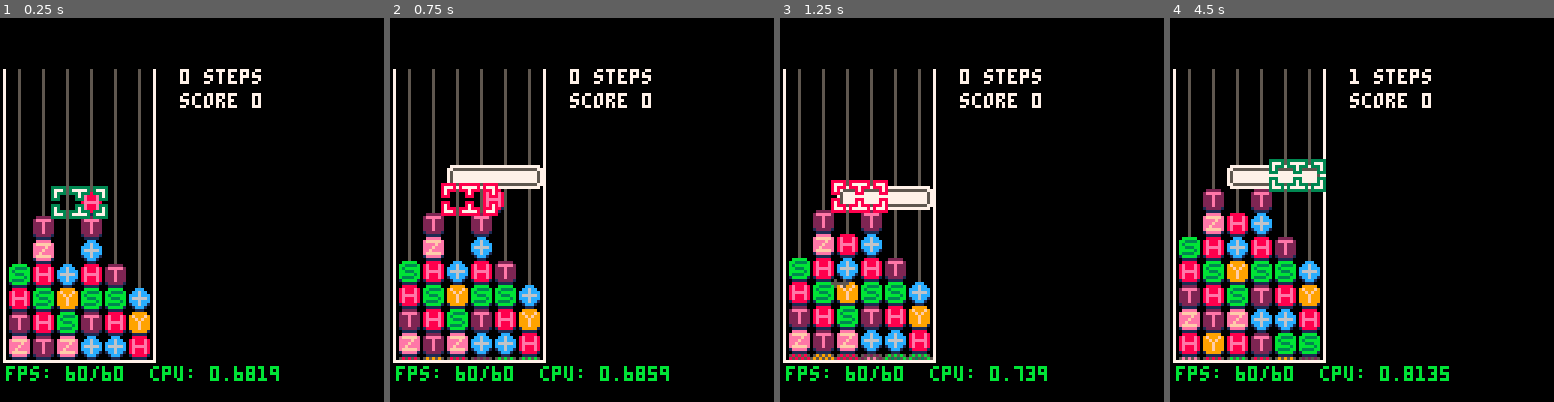
Above: before the commit, frames 1-4 (left to right).
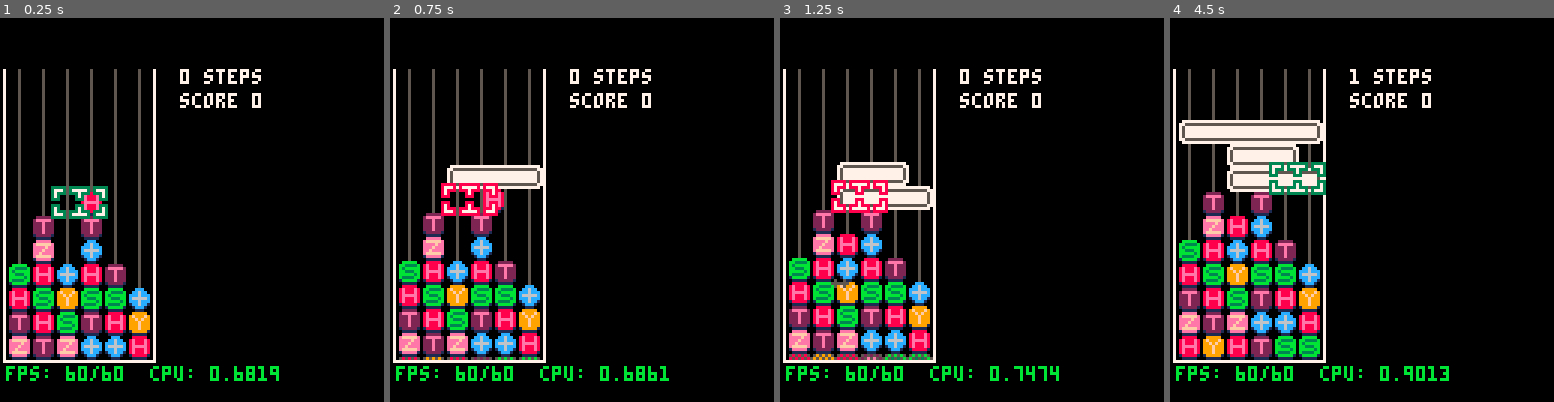
Above: after the commit, the same moments.

Repository: qniapp/quantattack
Game: PICO-8 cartridge qitaev.p8
Same seed, same stepped clock (60 frames per second), same inputs: the game is played once before the commit and once after it.
Inputs:
- Up to frame 1 (0.25 s): no input
- Up to frame 2 (0.75 s): tap X (X key) at 0.33 s; tap O (Z key) at 0.7 s
- Up to frame 3 (1.25 s): tap X (X key) at 1.07 s
- Up to frame 4 (4.5 s): hold Right 1.6-2.1 s; tap O (Z key) every 0.4 s from 1.7 to 4.1 s; tap X (X key) at 1.85, 2.97, 4.08 s; hold Up 2.15-2.42 s; hold Right 2.47-3.03 s; hold Left 3.08-3.58 s; hold Down 3.63-3.97 s; hold Right from 4.02 s (still down)

Frame 1 is identical in both runs. In frame 2, less than 0.1% of the frame differs, in the area x 67-73%, y 90-95%; in frame 3, 1.0%; in frame 4, 11%, in the area x 2-73%, y 26-95%.

Commit message:
おじゃまユニタリが消せるようにする

Diff:
--- a/board.lua
+++ b/board.lua
@@ -44,8 +44,11 @@
       gate_at = function(self, x, y)
         -- the following asserts are insanely slow!
         -- !!! comment out at the time of release !!!
-        -- assert(x >= 1 and x <= self.cols)
-        -- assert(y >= 1 and y <= self.rows_plus_next_rows)
+
+        -- assert(x >= 1)
+        -- assert(x <= self.cols)
+        -- assert(y >= 1)
+        -- assert(y <= self.rows_plus_next_rows)
 
         local gate = self._gate[x][y]
         assert(gate)
@@ -328,7 +331,7 @@
               --
               if y > 1 then
                 for gx = x, x + gate._width - 1 do
-                  if is_match(self:gate_at(gx, y - 1)) then
+                  if gx <= self.cols and is_match(self:gate_at(gx, y - 1)) and (not is_garbage_unitary_match(self:gate_at(gx, y + 1))) then
                     match = true
                   end
                 end
@@ -341,7 +344,7 @@
               --
               if y < self.rows then
                 for gx = x, x + gate._width - 1 do
-                  if is_match(self:gate_at(gx, y + 1)) then
+                  if gx <= self.cols and is_match(self:gate_at(gx, y + 1)) and (not is_garbage_unitary_match(self:gate_at(gx, y + 1))) then
                     match = true
                   end
                 end
@@ -352,26 +355,12 @@
 
                 for dx = 0, gate._width - 1 do
                   local delay_puff = dx * 20
+
+                  self:put(x + dx, y, garbage_unitary_match:new(gate._width))
                   self:gate_at(x + dx, y):replace_with(random_gate(), "garbage", delay_puff, delay_disappear)
                   delay_puff += 20
                 end
               end
-
-              -- local reduction = gate_reduction_rules:reduce(self, x, y)
-              -- local delay_disappear = (#reduction.to - 1) * 20 + 20
-
-              -- for index, r in pairs(reduction.to) do
-              --   sfx(4)
-              --   local delay_puff = (index - 1) * 20
-              --   self:gate_at(x + r.dx, y + r.dy):replace_with(r.gate, reduction.type, delay_puff, delay_disappear)
-              --
-              --   if (r.dx == 0 and r.dy == 0) then
-              --     player.score += reduction.score / 100
-              --     score_popup:create(self:screen_x(x) - 2, self:screen_y(y), tostr(reduction.score))
-              --   end
-              --
-              --   delay_puff += 20
-              -- end
             end
           end
         end
@@ -855,7 +844,7 @@
 
       -- todo: game から条件に応じて足す
       add_garbage_unitary = function(self)
-        local width = flr(rnd(self.cols - 2)) + 3
+        local width = flr(rnd(self.cols - 2)) + 3 -- 3, 4, 5, 6
         local x = flr(rnd(self.cols - width + 1)) + 1
         local garbage = garbage_unitary:new(width)
 
--- a/game.lua
+++ b/game.lua
@@ -177,7 +177,8 @@
   end,
 
   _maybe_add_garbage_unitary = function(self)
-    if (rnd(1) >= 0.08) return
+    if (rnd(1) >= 0.3) return
+    -- if (rnd(1) >= 0.08) return
 
     self.board:add_garbage_unitary()
   end,
--- a/garbage_unitary.lua
+++ b/garbage_unitary.lua
@@ -1,24 +1,28 @@
 garbage_unitary = {
   new = function(self, width)
-    self._type = "garbage_unitary"
-    self._width = width
-    self._state = "idle"
-    return self
-  end,
+    assert(3 <= width)
+    assert(width <= 6)
 
-  update = function(self)
-  end,
+    return {
+      _type = "garbage_unitary",
+      _width = width,
+      _state = "idle",
 
-  draw = function(self, screen_x, screen_y)
-    spr(67, screen_x, screen_y)
+      update = function(self)
+      end,
 
-    for dx = 1, self._width - 2 do
-      spr(68, screen_x + quantum_gate.size * dx, screen_y)
-    end
+      draw = function(self, screen_x, screen_y)
+        spr(67, screen_x, screen_y)
 
-    spr(69, screen_x + quantum_gate.size * (self._width - 1), screen_y)
-  end,
+        for dx = 1, self._width - 2 do
+          spr(68, screen_x + quantum_gate.size * dx, screen_y)
+        end
 
-  dropped = function(self)
+        spr(69, screen_x + quantum_gate.size * (self._width - 1), screen_y)
+      end,
+
+      dropped = function(self)
+      end,
+    }
   end,
 }
--- /dev/null
+++ b/garbage_unitary_match.lua
@@ -0,0 +1,19 @@
+garbage_unitary_match = {
+  new = function(self, width)
+    local gate = quantum_gate:new("garbage_unitary_match")
+
+    gate._state = "match"
+    gate._width = width
+    gate._sprites = {
+      idle = 70,
+      dropped = 16,
+      jumping = 48,
+      falling = 32,
+      match_up = 70,
+      match_middle = 70,
+      match_down = 70
+    }
+
+    return gate
+  end
+}
--- a/qitaev.p8
+++ b/qitaev.p8
@@ -25,6 +25,7 @@
 #include swap_gate.lua
 #include quantum_gate_types.lua
 #include garbage_unitary.lua
+#include garbage_unitary_match.lua
 
 function _init()
   game:init()
@@ -71,154 +72,154 @@
 888888801ccccc1099999990eeeeeee0bbbbbbb02222222000000000000000000000000000000000000000000000000000000000000000000000000000000000
 1888881001ccc100199999101eeeee101bbbbb101222221000000000000000000000000000000000000000000000000000000000000000000000000000000000
 01111100001110000111110001111100011111000111110000000000000000000000000000000000000000000000000000000000000000000000000000000000
-5050505000000000000000000777777777777777777777700dddddddddddddddddddddd000000000000000000000000000000000000000000000000000000000
-050505050000000000000000775555555555555555555577dd77777777777777777777dd00000000000000000000000000000000000000000000000000000000
-505050500033333033333330757777777777777777777757d7dddddddddddddddddddd7d00000000000000000000000000000000000000000000000000000000
-050505050037773037777730757777777777777777777757d7dddddddddddddddddddd7d00000000000000000000000000000000000000000000000000000000
-505050500037333033373330757777777777777777777757d7dddddddddddddddddddd7d00000000000000000000000000000000000000000000000000000000
-050505050037300000373000757777777777777777777757d7dddddddddddddddddddd7d00000000000000000000000000000000000000000000000000000000
-505050500033300000333000775555555555555555555577dd77777777777777777777dd00000000000000000000000000000000000000000000000000000000
-0505050500000000000000000777777777777777777777700dddddddddddddddddddddd000000000000000000000000000000000000000000000000000000000
-…(143 lines of a section not shown)…
+5050505000000000000000000777777777777777777777700dddddd0000000000000000000000000000000000000000000000000000000000000000000000000
+050505050000000000000000775555555555555555555577dd7777dd000000000000000000000000000000000000000000000000000000000000000000000000
+505050500033333033333330757777777777777777777757d7dddd7d000000000000000000000000000000000000000000000000000000000000000000000000
+050505050037773037777730757777777777777777777757d7dddd7d000000000000000000000000000000000000000000000000000000000000000000000000
+505050500037333033373330757777777777777777777757d7dddd7d000000000000000000000000000000000000000000000000000000000000000000000000
+050505050037300000373000757777777777777777777757d7dddd7d000000000000000000000000000000000000000000000000000000000000000000000000
+505050500033300000333000775555555555555555555577dd7777dd000000000000000000000000000000000000000000000000000000000000000000000000
+0505050500000000000000000777777777777777777777700dddddd0000000000000000000000000000000000000000000000000000000000000000000000000
+…(143 lines of a section not shown)…
--- a/quantum_gate.lua
+++ b/quantum_gate.lua
@@ -80,14 +80,14 @@
         if (self.draw_setup) self:draw_setup()
 
         if is_match(self) and (not is_match_type_i(self)) then
-          pal(colors.lavender, colors.white)
+          -- pal(colors.lavender, colors.white)
         end
 
         if is_disappearing(self) then
           if is_match_type_i(self) then
             pal(colors.white, colors.light_grey)
           else
-            pal(colors.white, colors.pink)
+            -- pal(colors.white, colors.pink)
           end
         end
 
--- a/quantum_gate_types.lua
+++ b/quantum_gate_types.lua
@@ -42,6 +42,10 @@
 
 function is_garbage_unitary(gate)
   return gate._type == "garbage_unitary"
+end
+
+function is_garbage_unitary_match(gate)
+  return gate._type == "garbage_unitary_match"
 end
 
 -- gate states
